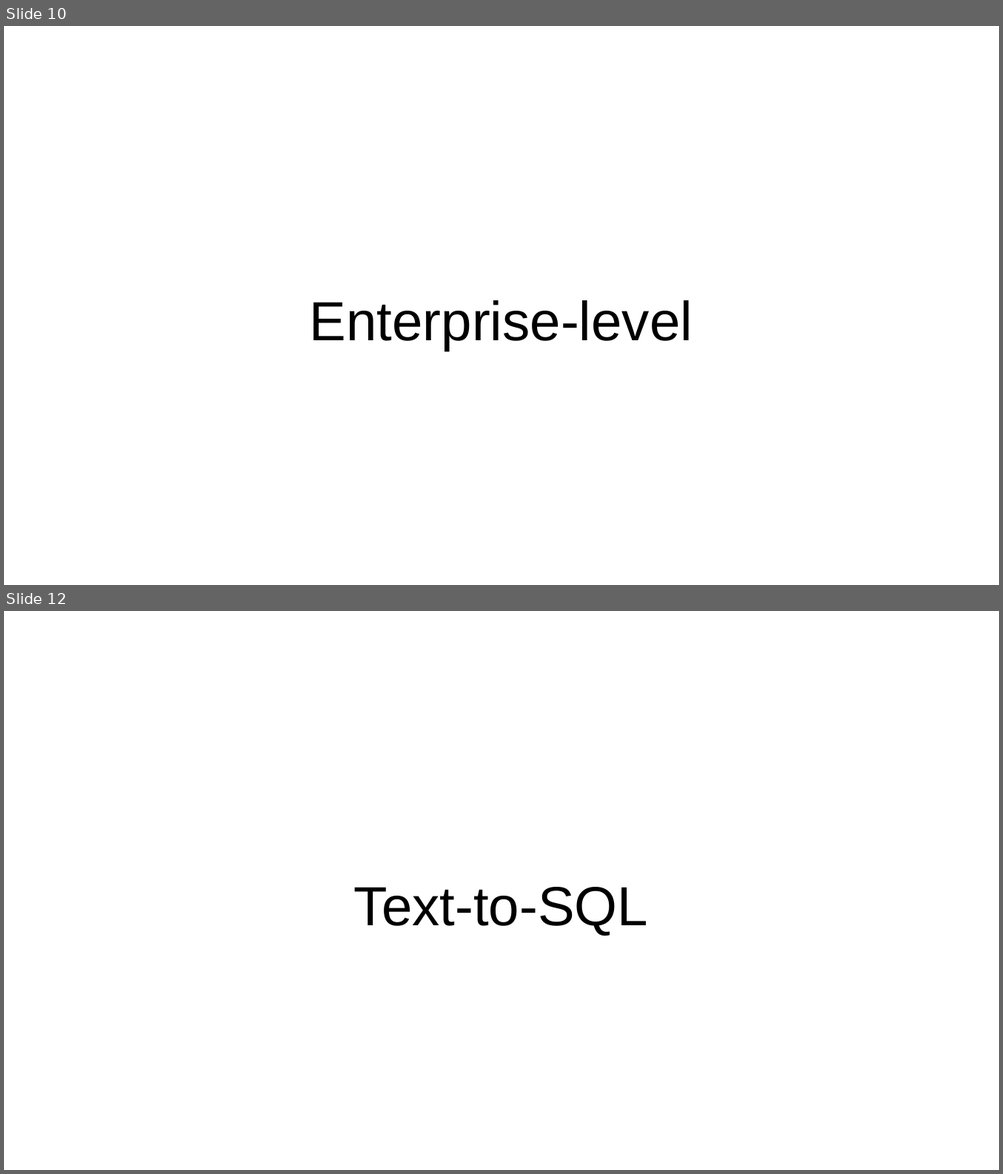
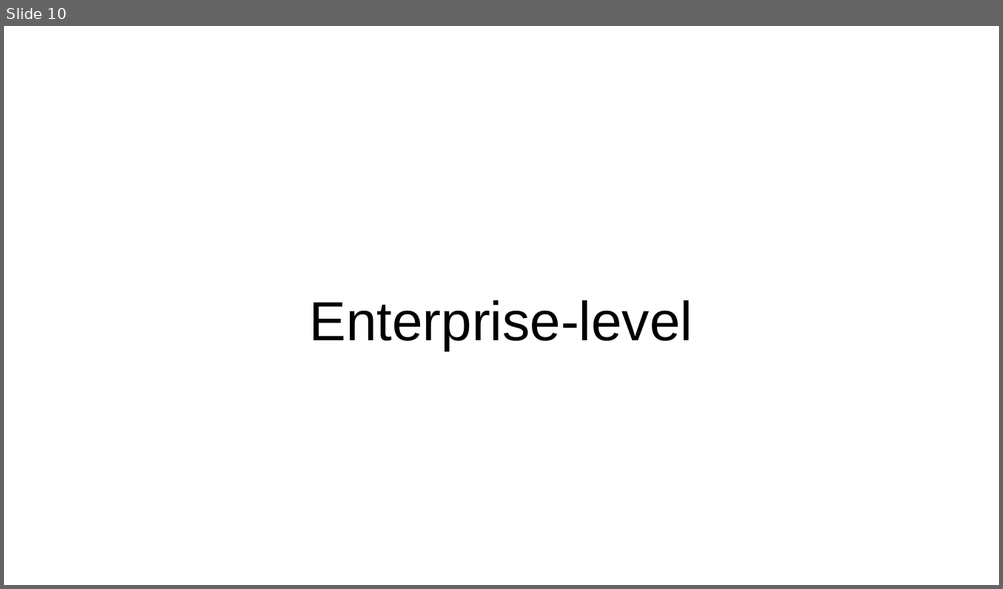
Before and after one commit to slsu0424/slsu0424.github.io, a slide deck: AI_Arch.pptx. Shown one above the other, each under a label of ours: slides 10 and 12 before the commit, slide 10 after it; the slides between them are not shown. The pictures are 1003x1174 and 1003x589 pixels, drawn with LibreOffice and Linux fonts; fonts in the diff are those of the drawing. Boxes give left, top, right and bottom in pixels: in the first picture for what was removed or moved away, otherwise in the second. Text is boxed around its words. In the diff, an @@ line names an element or a change of style, - is before the commit and + after.

```diff
--- a/AI_Arch.pptx
+++ b/AI_Arch.pptx
@@ slide 12 removed at (4,611,999,1170), background #FFFFFF @@
@@ subtitle removed at (354,887,648,936) @@
-Text-to-SQL
```
Also in this commit, not shown: 2 other files.
